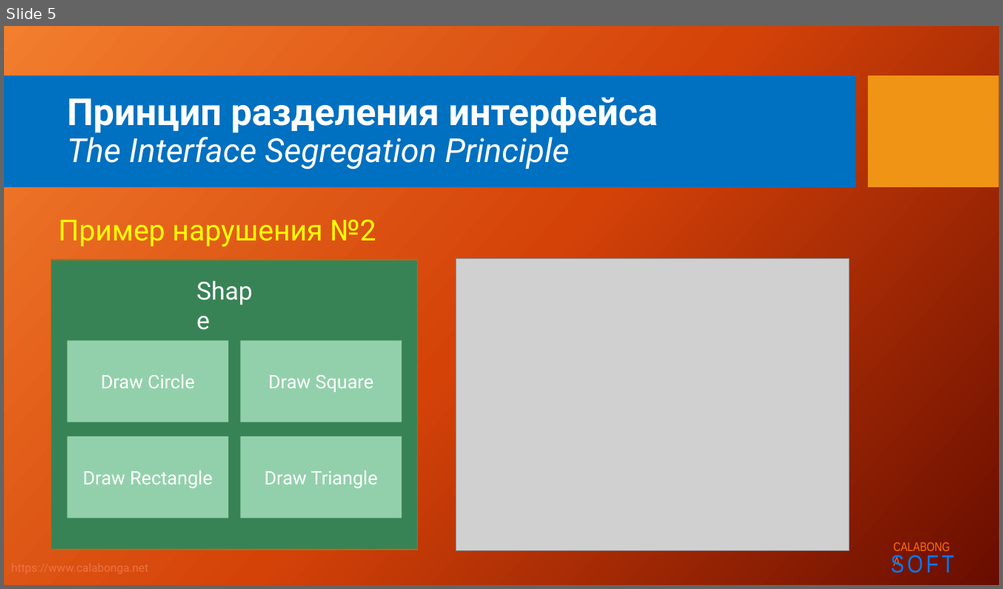
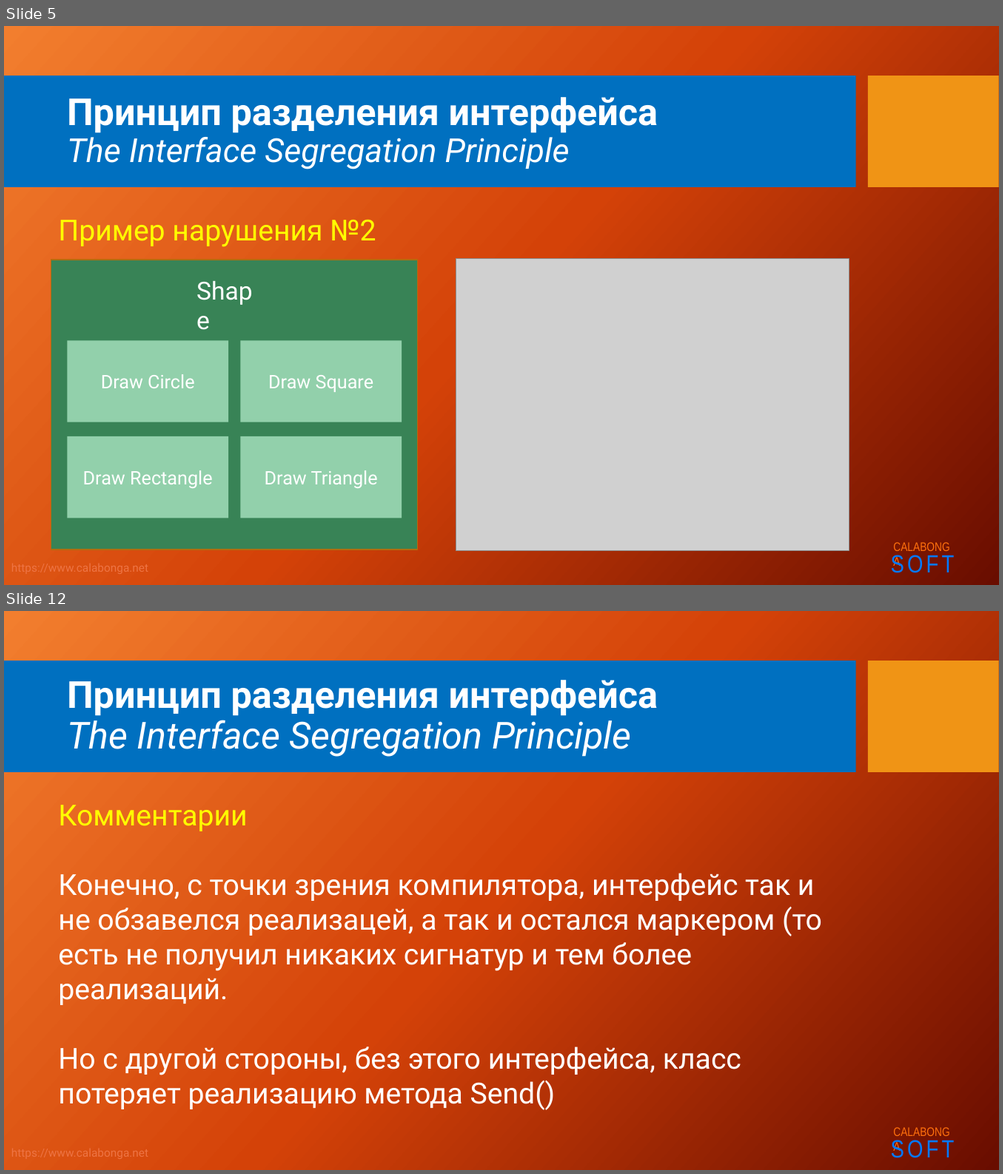
Before and after one commit to Calabonga/SOLID, a slide deck: Powerpoint/4.SOLID_I.pptx. Shown one above the other, each under a label of ours: slide 5 before the commit, slides 5 and 12 after it; the slides between them are not shown. The pictures are 1003x589 and 1003x1174 pixels, drawn with LibreOffice and Linux fonts; fonts in the diff are those of the drawing; grey boxes stand for pictures; background and template pictures are left out. Boxes give left, top, right and bottom in pixels: in the first picture for what was removed or moved away, otherwise in the second. Text is boxed around its words. In the diff, an @@ line names an element or a change of style, - is before the commit and + after.

```diff
--- a/Powerpoint/4.SOLID_I.pptx
+++ b/Powerpoint/4.SOLID_I.pptx
@@ slide 12 added at [4,611,999,1170], background picture (left out); not listed: 5 template elements that a slide beside it also shows @@
@@ title added at [67,680,658,757], 36 pt, text #FFFFFF, italic @@
+Принцип разделения интерфейса
+The Interface Segregation Principle
@@ text added at [58,805,822,1111], 28 pt, text #FFFFFF @@
+Комментарии
+Конечно, с точки зрения компилятора, интерфейс так и не обзавелся реализацей, а так и остался маркером (то есть не получил никаких сигнатур и тем более реализаций.
+Но с другой стороны, без этого интерфейса, класс потеряет реализацию метода Send()
```
Also in this commit, not shown: 2 slides changed, 5 other slides added, 27 other files.
